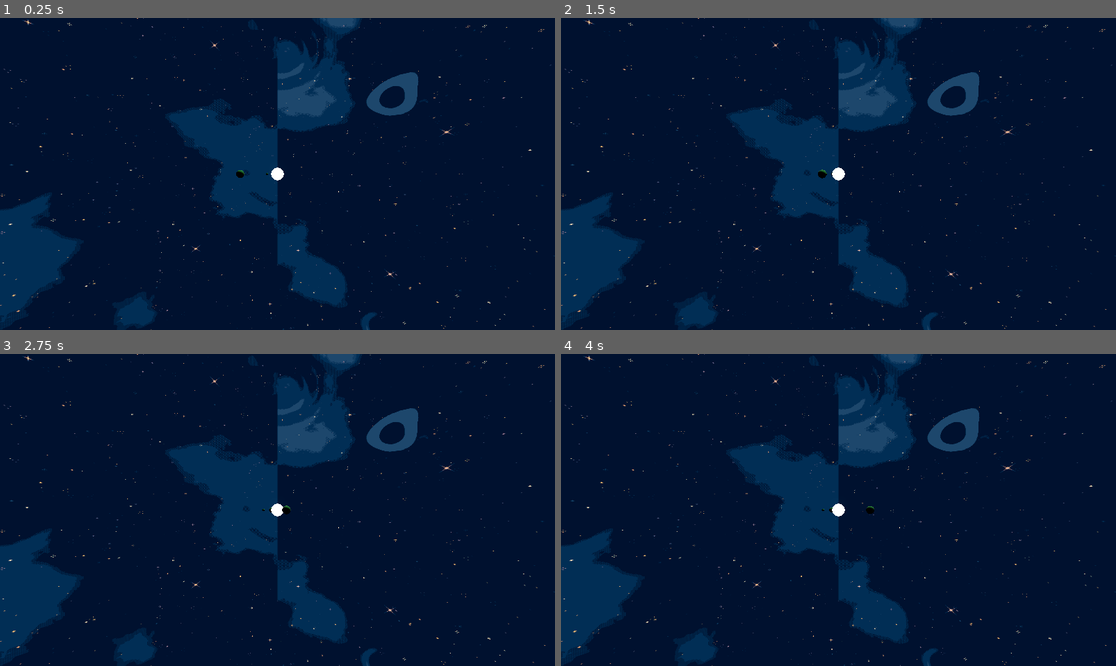
Above: before the commit, frames 1-4 (two rows, left to right).
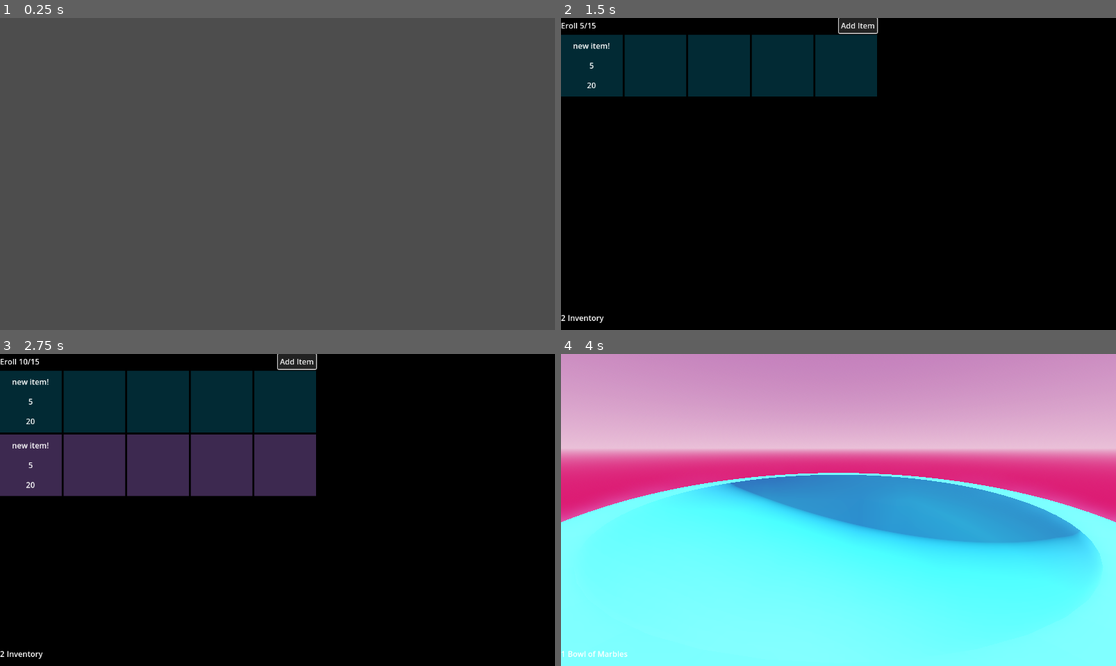
Above: after the commit, the same moments.

Repository: bezark/Daily-Scenes
Game: Godot game, scene res://4/MAIN.tscn
Two runs of this game, one before a commit and one after it. Both use one fixed random seed, a clock stepped at 60 frames per second and the inputs below. Before the commit the project starts from res://3/SolarSystem.tscn.
Inputs (mouse positions are in pixels of both pictures, inside the frame that each line leads up to):
- Up to frame 1 (0.25 s): no input
- Up to frame 2 (1.5 s): tap Enter (ui_accept) at 0.5 s; hold Enter (ui_accept) 0.53-1.25 s; click (616, 24) at 1.25 s, where only the run after the commit has a clickable "Add Item"
- Up to frame 3 (2.75 s): click (299, 360) at 2 s, where only the run after the commit has a clickable "Add Item"
- Up to frame 4 (4 s): click (860, 360) at 2.75 s, where only the run after the commit has a clickable "Add Item"; tap Enter (ui_accept) at 3.5, 3.6, 3.77 s

The runs differ from the first frame. In frame 1, 100% of the frame differs, in the area x 0-100%, y 0-100%; in frame 2, 100%; in frame 3, 100%; in frame 4, 100%.

Commit message:
4 Meta

Diff:
--- /dev/null
+++ b/1/1-meta.tres
@@ -0,0 +1,12 @@
+[gd_resource type="Resource" script_class="SceneMetadata" load_steps=3 format=3 uid="uid://g85o4651lewi"]
+
+[ext_resource type="PackedScene" uid="uid://c2qgmdr56dj0b" path="res://1/1.tscn" id="1_6rpos"]
+[ext_resource type="Script" path="res://4/scene_metadata.gd" id="1_b8ke6"]
+
+[resource]
+script = ExtResource("1_b8ke6")
+title = "Bowl of Marbles"
+scene = ExtResource("1_6rpos")
+description = ""
+number = 1
+scrore = 0
--- /dev/null
+++ b/2/2.tres
@@ -0,0 +1,12 @@
+[gd_resource type="Resource" script_class="SceneMetadata" load_steps=3 format=3 uid="uid://dex87ipgb3s28"]
+
+[ext_resource type="PackedScene" uid="uid://i33k2t3nsal0" path="res://2/Inventory.tscn" id="1_8vpr5"]
+[ext_resource type="Script" path="res://4/scene_metadata.gd" id="1_ors4a"]
+
+[resource]
+script = ExtResource("1_ors4a")
+title = "Inventory"
+scene = ExtResource("1_8vpr5")
+description = ""
+number = 2
+scrore = 0
--- /dev/null
+++ b/3/3.tres
@@ -0,0 +1,12 @@
+[gd_resource type="Resource" script_class="SceneMetadata" load_steps=3 format=3 uid="uid://dcliuicahylpb"]
+
+[ext_resource type="PackedScene" uid="uid://cnodcw0kgdcbp" path="res://3/SolarSystem.tscn" id="1_a5c6e"]
+[ext_resource type="Script" path="res://4/scene_metadata.gd" id="1_k4rc7"]
+
+[resource]
+script = ExtResource("1_k4rc7")
+title = "Solar System"
+scene = ExtResource("1_a5c6e")
+description = ""
+number = 3
+scrore = 0
--- a/3/SolarSystem.tscn
+++ b/3/SolarSystem.tscn
@@ -23,7 +23,7 @@
 [node name="SolarSystem" type="Node3D"]
 
 [node name="Camera3D" type="Camera3D" parent="."]
-transform = Transform3D(1, 0, 0, 0, 1, 0, 0, 0, 1, 0, 0, 159)
+transform = Transform3D(-4.37114e-08, 0, 1, 0, 1, 0, -1, 0, -4.37114e-08, 77, 0, -1)
 
 [node name="DirectionalLight3D" type="DirectionalLight3D" parent="."]
 transform = Transform3D(-0.866023, -0.433016, 0.250001, 0, 0.499998, 0.866027, -0.500003, 0.749999, -0.43301, 0, 0, 0)
--- /dev/null
+++ b/4/4 Chiron Pointer.tscn
@@ -0,0 +1,13 @@
+[gd_scene format=3 uid="uid://widw48pwfvaq"]
+
+[node name="4ChironPointer" type="Label"]
+anchors_preset = 15
+anchor_right = 1.0
+anchor_bottom = 1.0
+offset_left = 238.0
+offset_top = 606.0
+offset_right = -712.0
+offset_bottom = -5.0
+grow_horizontal = 2
+grow_vertical = 2
+text = "<-- I made this system!!"
--- /dev/null
+++ b/4/4.tres
@@ -0,0 +1,12 @@
+[gd_resource type="Resource" script_class="SceneMetadata" load_steps=3 format=3 uid="uid://dt0yf65wc31p1"]
+
+[ext_resource type="PackedScene" uid="uid://widw48pwfvaq" path="res://4/4 Chiron Pointer.tscn" id="1_f8jyo"]
+[ext_resource type="Script" path="res://4/scene_metadata.gd" id="1_sl3cl"]
+
+[resource]
+script = ExtResource("1_sl3cl")
+title = "Meta!"
+scene = ExtResource("1_f8jyo")
+description = ""
+number = 4
+scrore = 0
--- /dev/null
+++ b/4/MAIN.gd
@@ -0,0 +1,46 @@
+extends Node
+
+@export var scene_resources : Array[SceneMetadata] = []
+@export var current_scene = 1
+# Called when the node enters the scene tree for the first time.
+
+@onready var title = $Chiron/Title
+@onready var number = $Chiron/Number
+
+func _ready():
+	print(scene_resources)
+	print(scene_resources.size())
+	#var root = DirAccess.open("res://")
+	#
+	#root.list_dir_begin()
+#
+	#while true:
+			#var file = root.get_next()
+			#if file == "":
+				#break
+			#if root.current_is_dir():
+				#print('folder')
+				#
+			#elif file.ends_with("tres"):
+				##file = file.get_basename()
+				#scene_resources.append(file)
+	#print(scene_resources)
+##
+## Called every frame. 'delta' is the elapsed time since the previous frame.
+#func _process(delta):
+	#pass
+
+func _unhandled_input(event):
+	if event.is_action_pressed("ui_accept"):
+		if current_scene>scene_resources.size()-1:
+			current_scene = 0
+		print(scene_resources[current_scene-1])
+		var next_scene = scene_resources[current_scene-1]
+		current_scene += 1
+
+		for child in $Scene.get_children():
+			child.queue_free()
+		var loaded_scene = next_scene.scene.instantiate()
+		$Scene.add_child(loaded_scene)
+		title.text = next_scene.title
+		number.text = str(next_scene.number)
--- /dev/null
+++ b/4/MAIN.tscn
@@ -0,0 +1,27 @@
+[gd_scene load_steps=6 format=3 uid="uid://dcq386bmql0bu"]
+
+[ext_resource type="Script" path="res://4/MAIN.gd" id="1_0adqr"]
+[ext_resource type="Resource" uid="uid://g85o4651lewi" path="res://1/1-meta.tres" id="2_3lgyi"]
+[ext_resource type="Resource" uid="uid://dex87ipgb3s28" path="res://2/2.tres" id="3_r0r7l"]
+[ext_resource type="Resource" uid="uid://dcliuicahylpb" path="res://3/3.tres" id="4_d4a6u"]
+[ext_resource type="Resource" uid="uid://dt0yf65wc31p1" path="res://4/4.tres" id="5_18c04"]
+
+[node name="Main" type="Node"]
+script = ExtResource("1_0adqr")
+scene_resources = Array[Resource("res://4/scene_metadata.gd")]([ExtResource("2_3lgyi"), ExtResource("3_r0r7l"), ExtResource("4_d4a6u"), ExtResource("5_18c04")])
+
+[node name="Scene" type="Node" parent="."]
+
+[node name="Chiron" type="HBoxContainer" parent="."]
+anchors_preset = 2
+anchor_top = 1.0
+anchor_bottom = 1.0
+offset_top = -50.0
+offset_right = 40.0
+grow_vertical = 0
+
+[node name="Number" type="Label" parent="Chiron"]
+layout_mode = 2
+
+[node name="Title" type="Label" parent="Chiron"]
+layout_mode = 2
--- /dev/null
+++ b/4/scene_metadata.gd
@@ -0,0 +1,10 @@
+extends Resource
+class_name  SceneMetadata
+
+
+
+@export var title : String
+@export var scene : PackedScene
+@export var description : String
+@export var number : int
+@export var scrore : int
--- a/project.godot
+++ b/project.godot
@@ -11,6 +11,6 @@
 [application]
 
 config/name="100 Scenes"
-run/main_scene="res://3/SolarSystem.tscn"
+run/main_scene="res://4/MAIN.tscn"
 config/features=PackedStringArray("4.2", "Forward Plus")
 config/icon="res://icon.svg"
